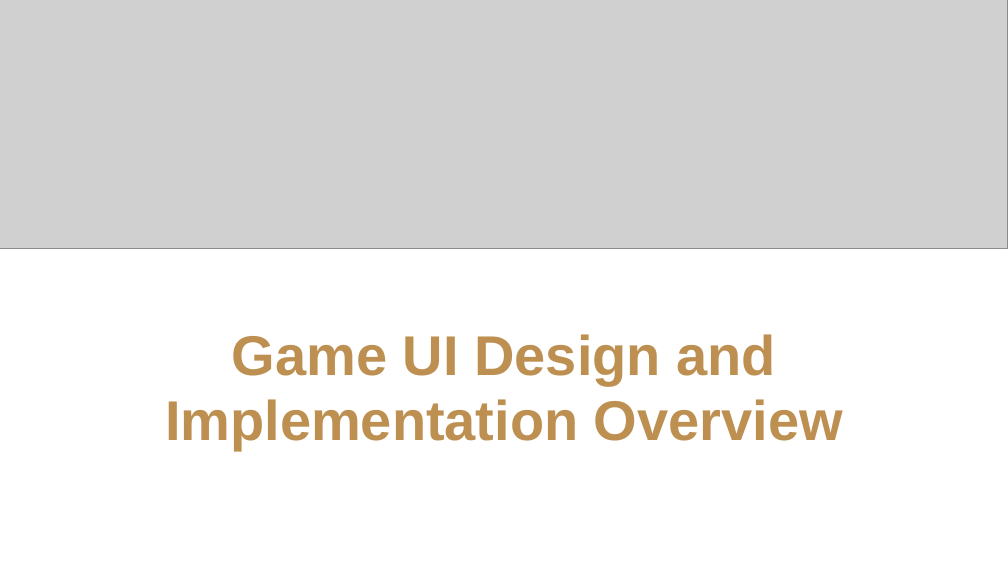
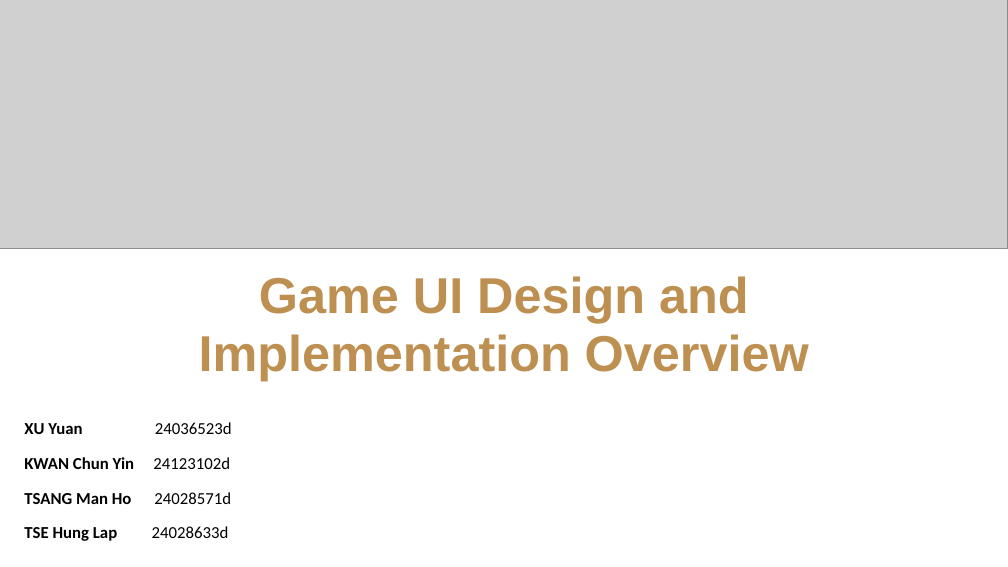
Before and after one commit to 754cac/COMP3211-MonopolyCMD, a slide deck: slide 1 of Report/Presentation Material/Comp3211_GroupProject_Group33_Presentation.pptx. Drawn at 1008x567 pixels with LibreOffice and Linux fonts; fonts in the diff are those of the drawing; grey boxes stand for pictures. Boxes give left, top, right and bottom in pixels: in the first picture for what was removed or moved away, otherwise in the second. Text is boxed around its words. In the diff, an @@ line names an element or a change of style, - is before the commit and + after.

```diff
--- a/Report/Presentation Material/Comp3211_GroupProject_Group33_Presentation.pptx
+++ b/Report/Presentation Material/Comp3211_GroupProject_Group33_Presentation.pptx
@@ text "Game UI Design and Implementation ...": place and size @@
-text "Game UI Design and Implementation ..." at box(165, 334, 843, 450)
+text "Game UI Design and Implementation ..." at box(199, 276, 809, 380)
@@ text "Game UI Design and Implementation ..." at box(199, 276, 809, 380): size 40 to 36 pt @@
@@ text added at box(24, 422, 232, 541), 12 pt, text #000000, bold @@
+XU Yuan 24036523d
+KWAN Chun Yin 24123102d
+TSANG Man Ho 24028571d
+TSE Hung Lap 24028633d
```
Also in this commit, not shown: 4 other slides changed, 1 other file.
